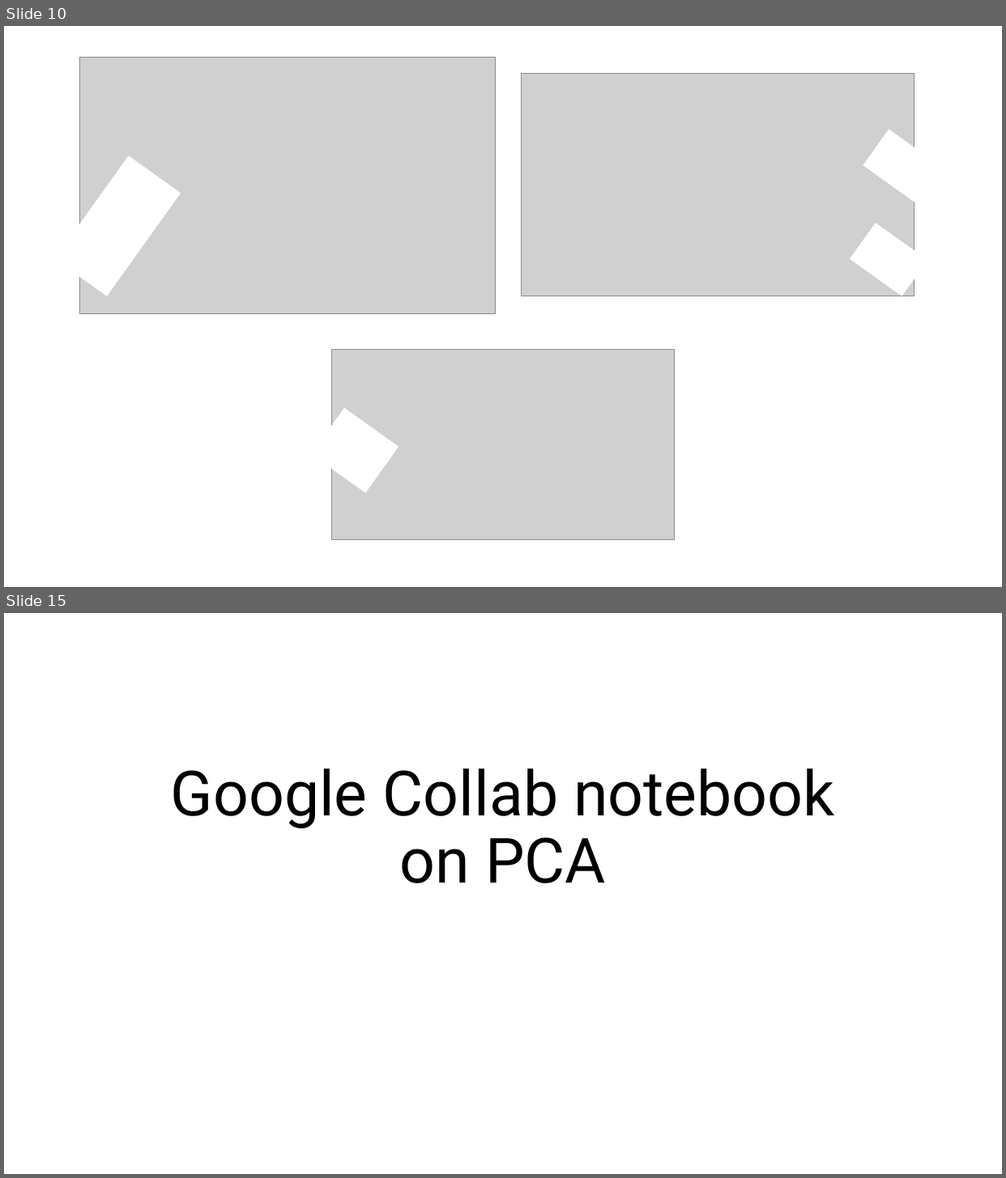
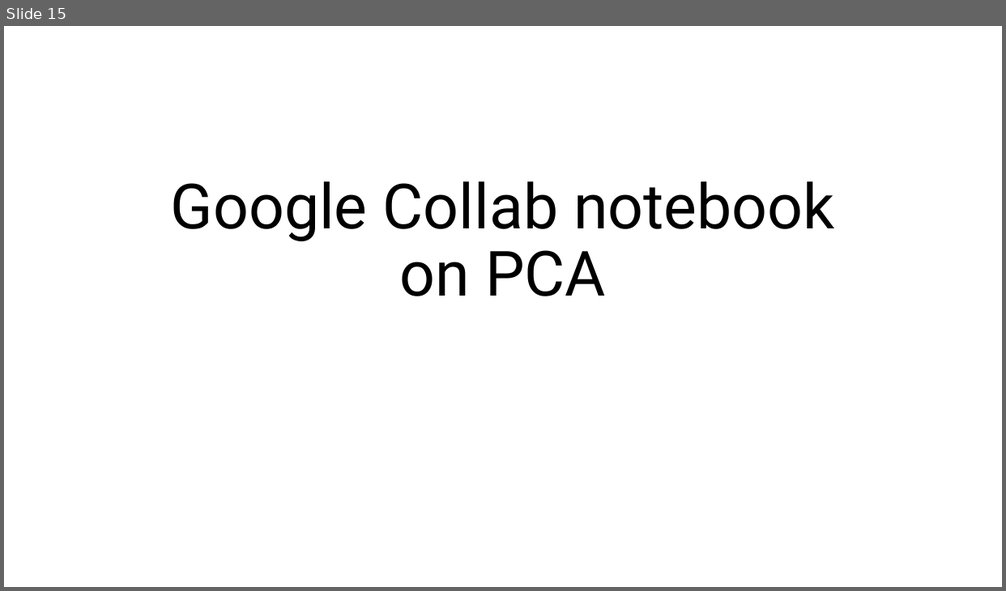
Before and after one commit to icomse/8th_workshop_MachineLearning, a slide deck: Day_4/dimensionality_reduction.pptx. Shown one above the other, each under a label of ours: slides 10 and 15 before the commit, slide 15 after it; the slides between them are not shown. The pictures are 1006x1178 and 1006x591 pixels, drawn with LibreOffice and Linux fonts; fonts in the diff are those of the drawing; grey boxes stand for pictures. Boxes give left, top, right and bottom in pixels: in the first picture for what was removed or moved away, otherwise in the second. Text is boxed around its words. In the diff, an @@ line names an element or a change of style, - is before the commit and + after.

```diff
--- a/Day_4/dimensionality_reduction.pptx
+++ b/Day_4/dimensionality_reduction.pptx
@@ slide 10 removed at [4, 26, 1002, 587], background #FFFFFF @@
@@ picture removed at [80, 57, 496, 314] @@
@@ picture removed at [522, 73, 914, 297] @@
@@ rectangle removed at [863, 129, 941, 203] @@
@@ rectangle removed at [54, 156, 181, 297] @@
@@ rectangle removed at [850, 223, 928, 296] @@
@@ picture removed at [332, 349, 674, 540] @@
@@ rectangle removed at [311, 408, 398, 493] @@
```
Also in this commit, not shown: 12 slides added, 11 other slides removed.
